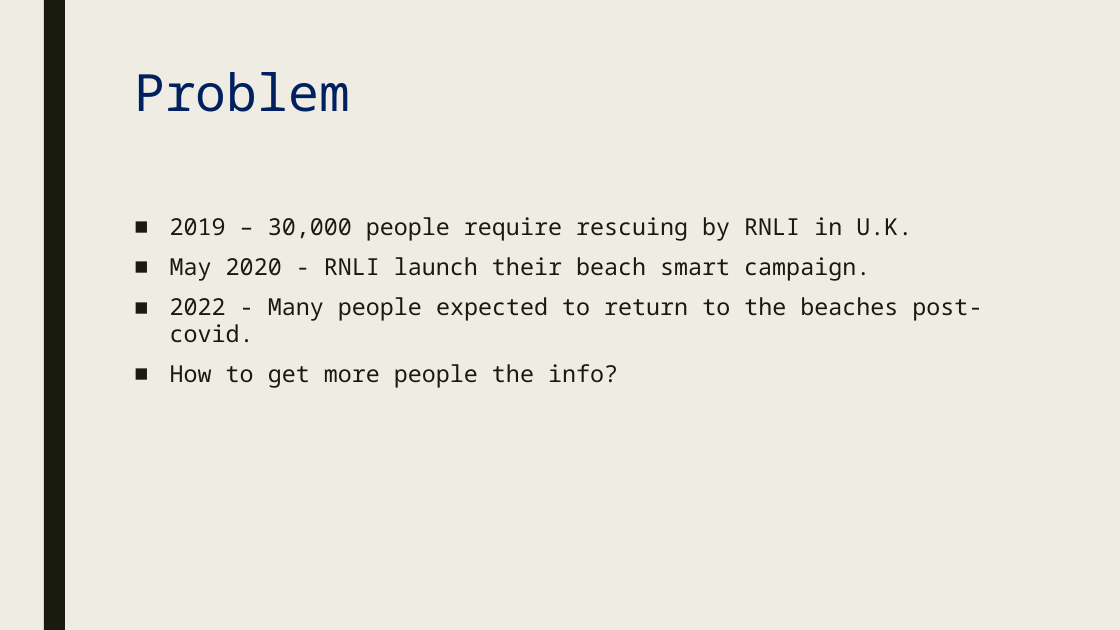
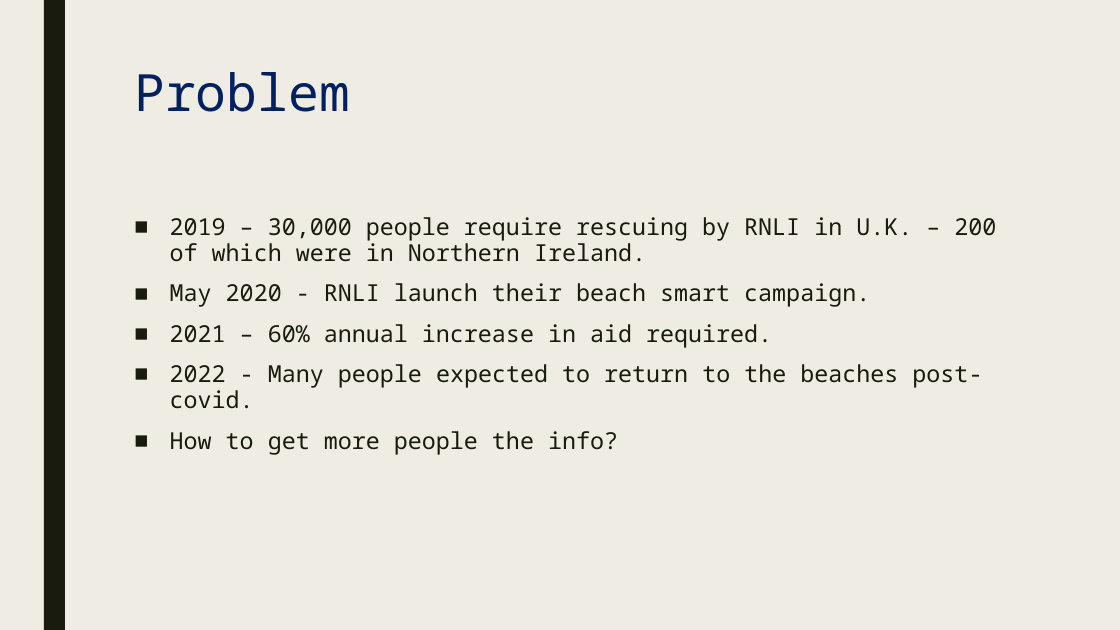
Before and after one commit to markuscondren/CCG-BeachSmart, a slide deck: slide 3 of beachsmart_viva_presentation.pptx (slide 2 before the commit). Drawn at 1120x630 pixels with LibreOffice and Linux fonts; fonts in the diff are those of the drawing. Boxes give left, top, right and bottom in pixels: in the first picture for what was removed or moved away, otherwise in the second. Text is boxed around its words. In the diff, an @@ line names an element or a change of style, - is before the commit and + after.

```diff
--- a/beachsmart_viva_presentation.pptx
+++ b/beachsmart_viva_presentation.pptx
@@ text at (170, 217, 996, 262): text changed @@
-■ 2019 – 30,000 people require rescuing by RNLI in U.K.
+■ 2019 – 30,000 people require rescuing by RNLI in U.K. – 200 of which were in Northern Ireland.
@@ text at (170, 324, 772, 348): paragraph added @@
+■ 2021 – 60% annual increase in aid required.
```
Also in this commit, not shown: 1 other slide changed, 1 slide added, 1 other file.
